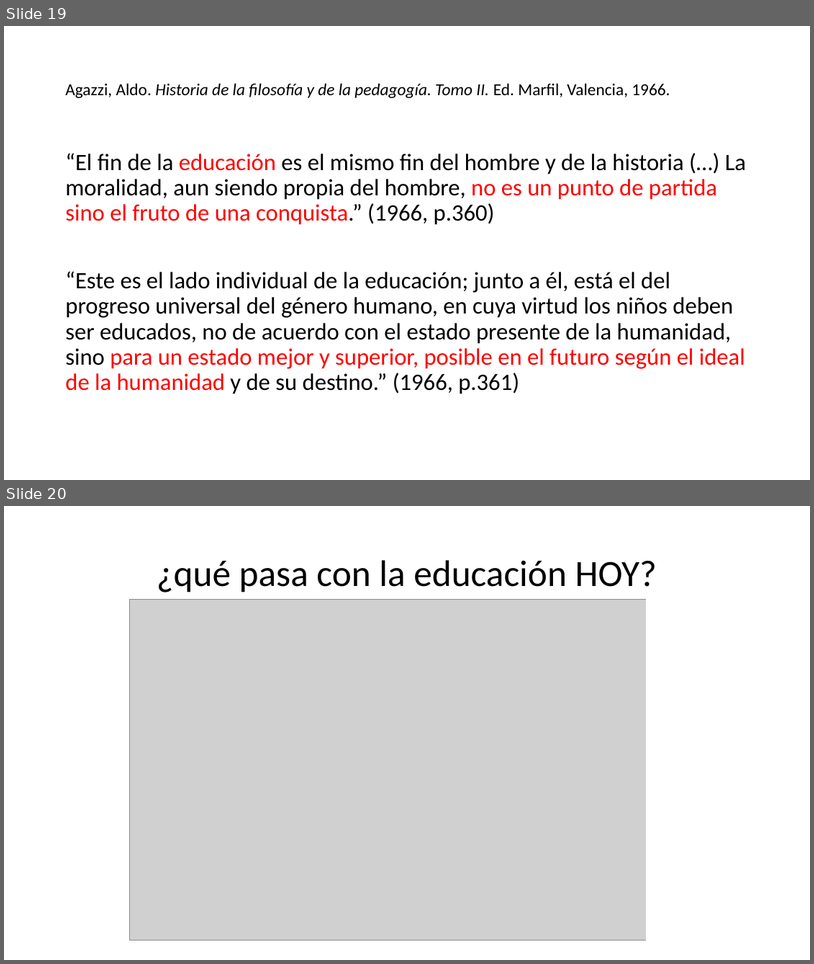
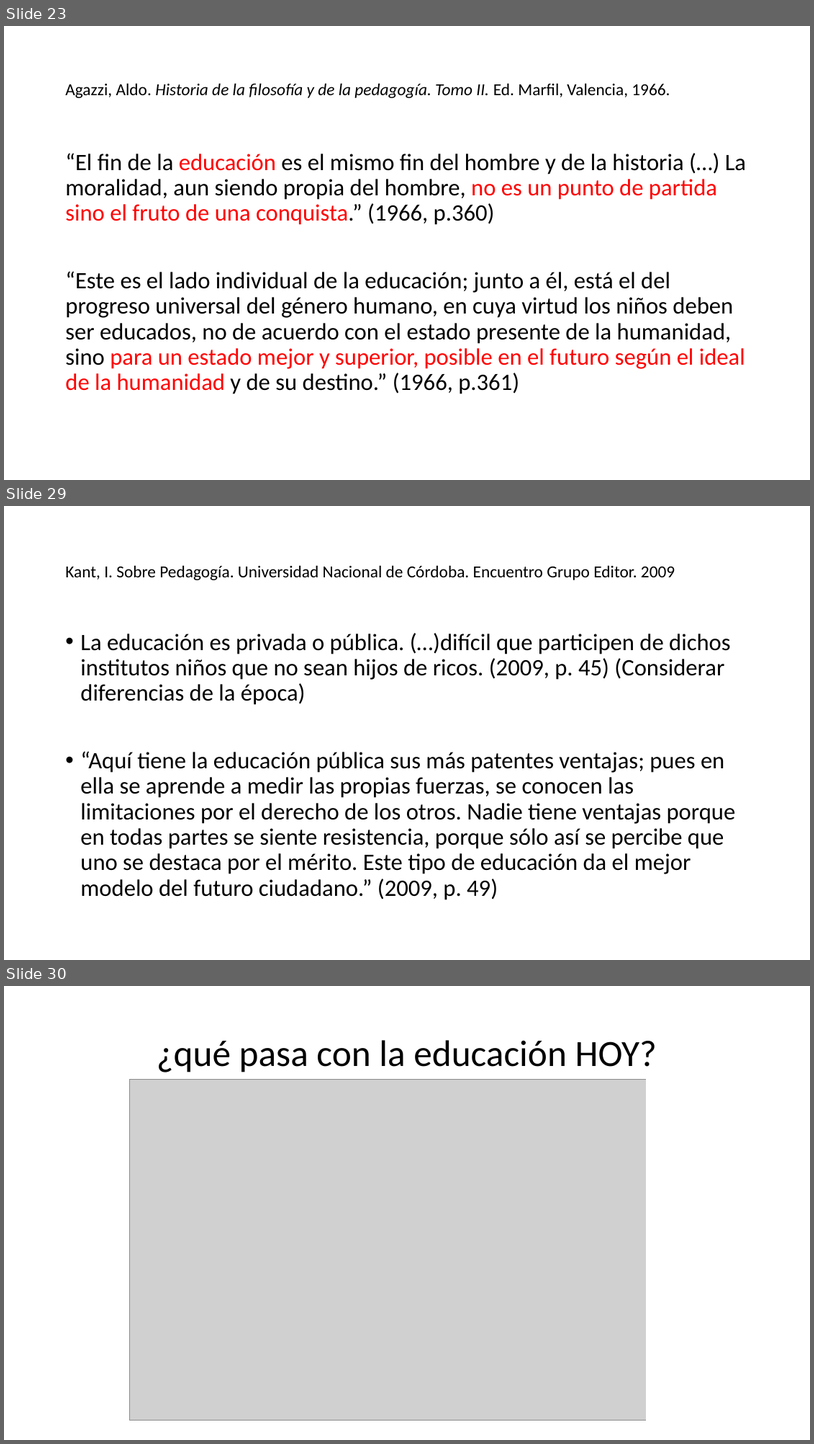
Before and after one commit to zaboltar/zaboltar.github.io, a slide deck: assets uarm/2023 1 UarmPCrit/Kant - ilustracion proyecto critico educacion.pptx. Shown one above the other, each under a label of ours: slides 19 and 20 before the commit, slides 23, 29 and 30 after it; the slides between them are not shown. The pictures are 814x964 and 814x1444 pixels, drawn with LibreOffice and Linux fonts; fonts in the diff are those of the drawing; grey boxes stand for pictures. Boxes give left, top, right and bottom in pixels: in the first picture for what was removed or moved away, otherwise in the second. Text is boxed around its words. In the diff, an @@ line names an element or a change of style, - is before the commit and + after.

```diff
--- a/assets uarm/2023 1 UarmPCrit/Kant - ilustracion proyecto critico educacion.pptx
+++ b/assets uarm/2023 1 UarmPCrit/Kant - ilustracion proyecto critico educacion.pptx
@@ slide 29 added at [4,506,810,960], background #FFFFFF @@
@@ title added at [65,565,675,580], 20 pt, text #000000 @@
+Kant, I. Sobre Pedagogía. Universidad Nacional de Córdoba. Encuentro Grupo Editor. 2009
@@ text added at [80,633,736,900], 28 pt, text #000000 @@
+• La educación es privada o pública. (…)difícil que participen de dichos institutos niños que no sean hijos de ricos. (2009, p. 45) (Considerar diferencias de la época)
+• “Aquí tiene la educación pública sus más patentes ventajas; pues en ella se aprende a medir las propias fuerzas, se conocen las limitaciones por el derecho de los otros. Nadie tiene ventajas porque en todas partes se siente resistencia, porque sólo así se percibe que uno se destaca por el mérito. Este tipo de educación da el mejor modelo del futuro ciudadano.” (2009, p. 49)
@@ what was slide 19 is now slide 23 @@
@@ what was slide 20 is now slide 30 @@
```
Also in this commit, not shown: 1 slide changed, 12 other slides added, 3 slides removed, 9 other files.
